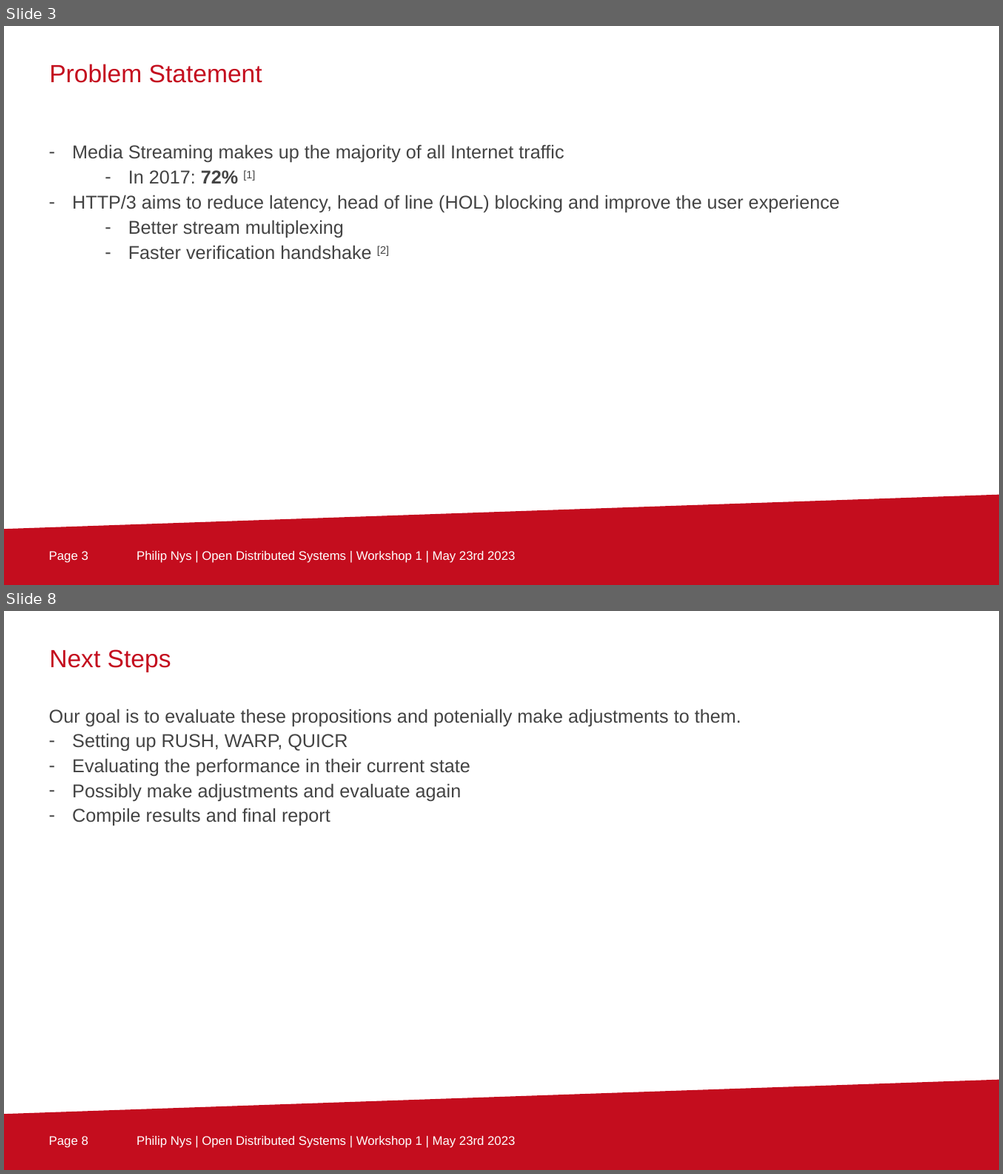
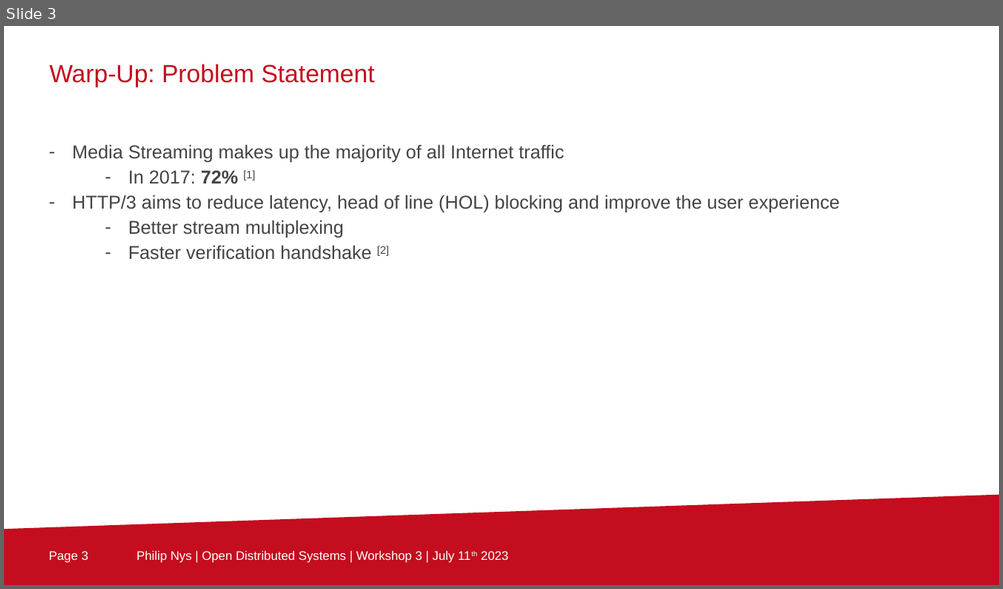
Before and after one commit to ArckyPN/tu-berlin-awt-pj-ss23-http3, a slide deck: Workshops/3/awt-pj-ss23-evaluation-of-http3-for-media-streaming-2.pptx. Shown one above the other, each under a label of ours: slides 3 and 8 before the commit, slide 3 after it; the slides between them are not shown. The pictures are 1003x1174 and 1003x589 pixels, drawn with LibreOffice and Linux fonts; fonts in the diff are those of the drawing; background and template pictures are left out. Boxes give left, top, right and bottom in pixels: in the first picture for what was removed or moved away, otherwise in the second. Text is boxed around its words. In the diff, an @@ line names an element or a change of style, - is before the commit and + after.

```diff
--- a/Workshops/3/awt-pj-ss23-evaluation-of-http3-for-media-streaming-2.pptx
+++ b/Workshops/3/awt-pj-ss23-evaluation-of-http3-for-media-streaming-2.pptx
@@ slide 8 removed at (4,611,999,1170), background #FFFFFF; not listed: 3 template elements that a slide beside it also shows @@
@@ text removed at (49,649,171,672) @@
-Next Steps
@@ text removed at (49,709,741,826) @@
-Our goal is to evaluate these propositions and potenially make adjustments to them.
-– Setting up RUSH, WARP, QUICR
-– Evaluating the performance in their current state
-– Possibly make adjustments and evaluate again
-– Compile results and final report
@@ slide 3 changed as well @@
@@ text at (49,64,375,87): text changed @@
-Problem Statement
+Warp-Up: Problem Statement
@@ text at (136,551,508,563): text changed @@
-Philip Nys | Open Distributed Systems | Workshop 1 | May 23rd 2023
+Philip Nys | Open Distributed Systems | Workshop 3 | July 11th 2023
```
Also in this commit, not shown: 4 other slides changed, 4 slides added, 3 other slides removed, 2 other files.
